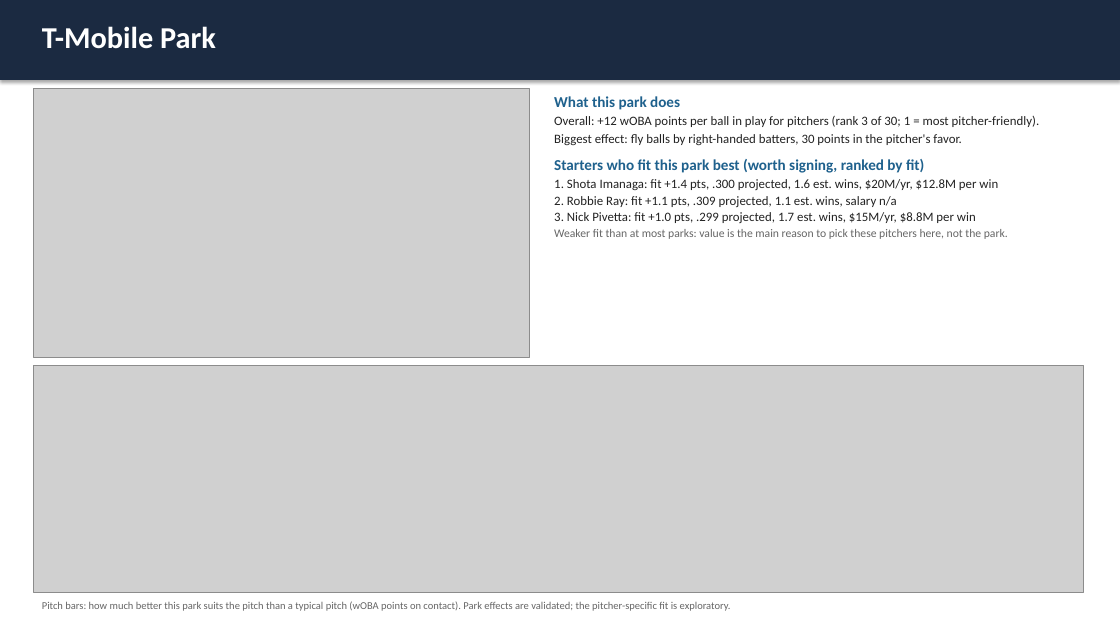
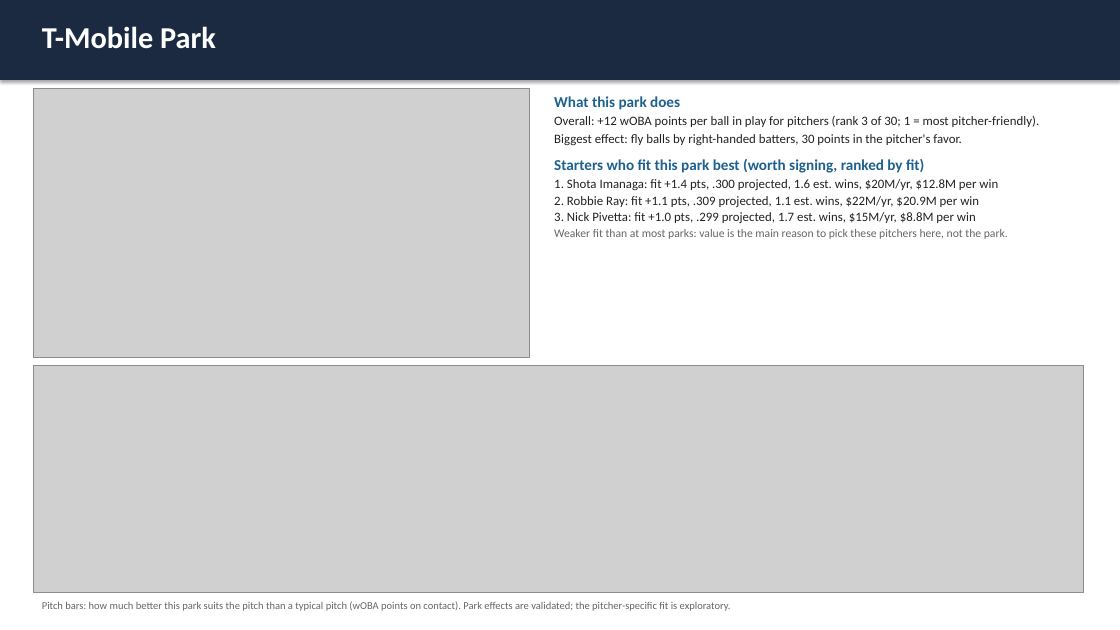
Before and after one commit to jpascarella17/ballpark-pitch-fit, a slide deck: slide 31 of slides/ballpark_pitch_fit.pptx. Drawn at 1120x630 pixels with LibreOffice and Linux fonts; fonts in the diff are those of the drawing; grey boxes stand for pictures. Boxes give left, top, right and bottom in pixels: in the first picture for what was removed or moved away, otherwise in the second. Text is boxed around its words. In the diff, an @@ line names an element or a change of style, - is before the commit and + after.

Commit message:
Add value ranking, fit-based park slides, and projected contracts

```diff
--- a/slides/ballpark_pitch_fit.pptx
+++ b/slides/ballpark_pitch_fit.pptx
@@ text at [554,196,979,207]: text changed @@
-2. Robbie Ray: fit +1.1 pts, .309 projected, 1.1 est. wins, salary n/a
+2. Robbie Ray: fit +1.1 pts, .309 projected, 1.1 est. wins, $22M/yr, $20.9M per win
```
Also in this commit, not shown: 9 other slides changed, 6 other files.
